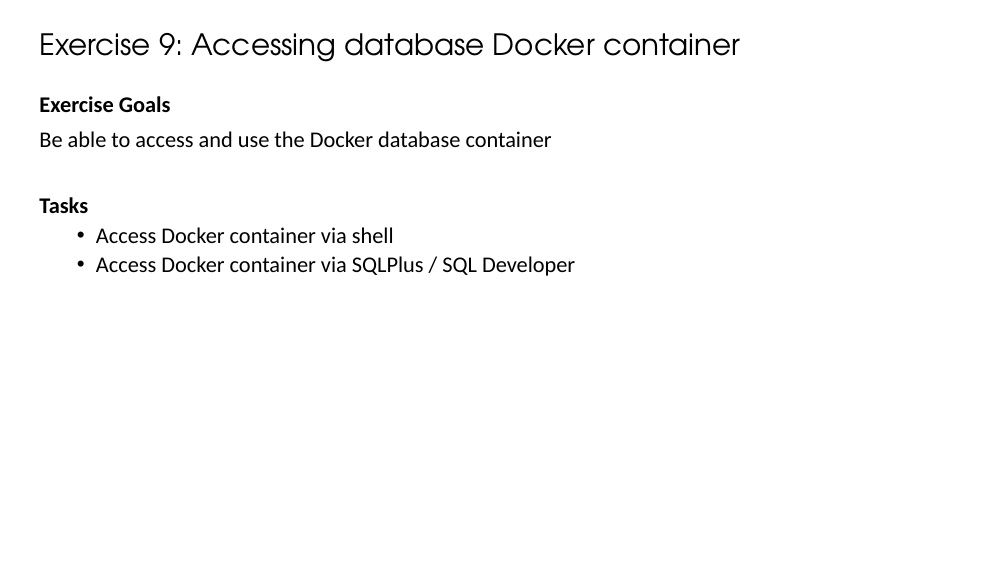
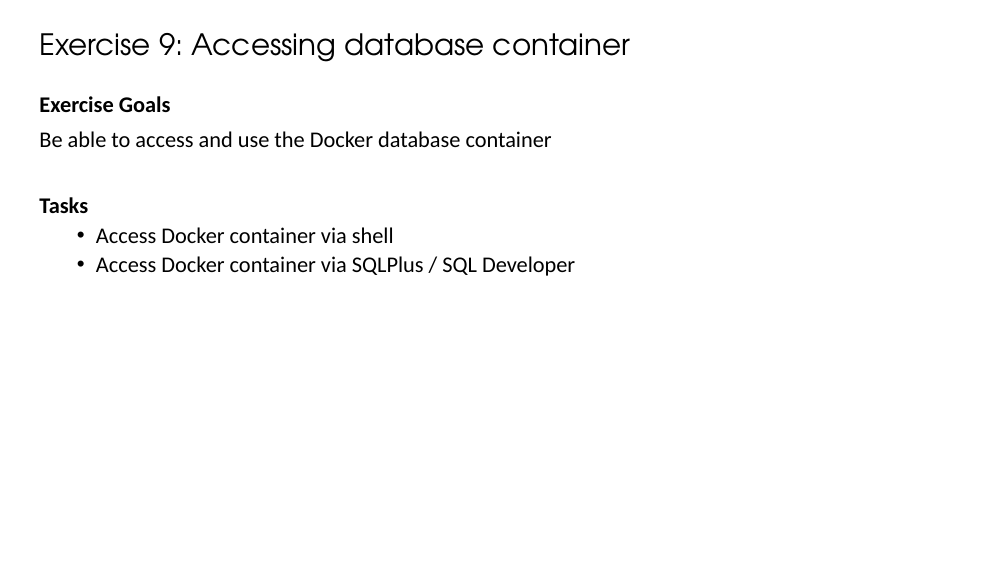
Before and after one commit to oehrlis/o-db-docker, a slide deck: slide 10 of doc/O-DB-DOCKER_Workshop_Exercise.pptx. Drawn at 1008x567 pixels with LibreOffice and Linux fonts; fonts in the diff are those of the drawing; background and template pictures are left out. Boxes give left, top, right and bottom in pixels: in the first picture for what was removed or moved away, otherwise in the second. Text is boxed around its words. In the diff, an @@ line names an element or a change of style, - is before the commit and + after.

```diff
--- a/doc/O-DB-DOCKER_Workshop_Exercise.pptx
+++ b/doc/O-DB-DOCKER_Workshop_Exercise.pptx
@@ title at bbox=[39, 33, 630, 62]: text changed @@
-Exercise 9: Accessing database Docker container
+Exercise 9: Accessing database container
```
Also in this commit, not shown: 5 other slides changed, 13 other files.
